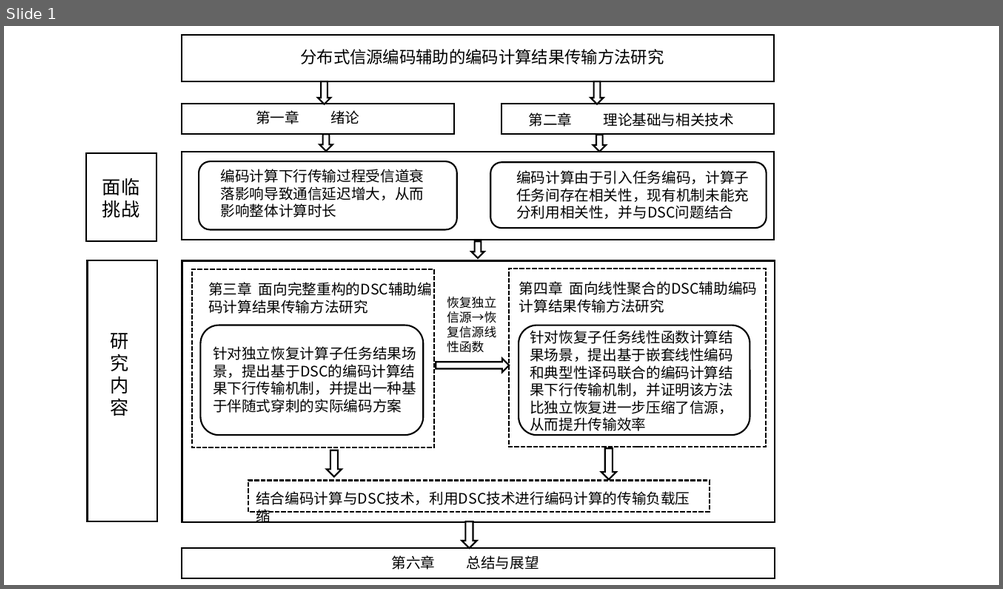
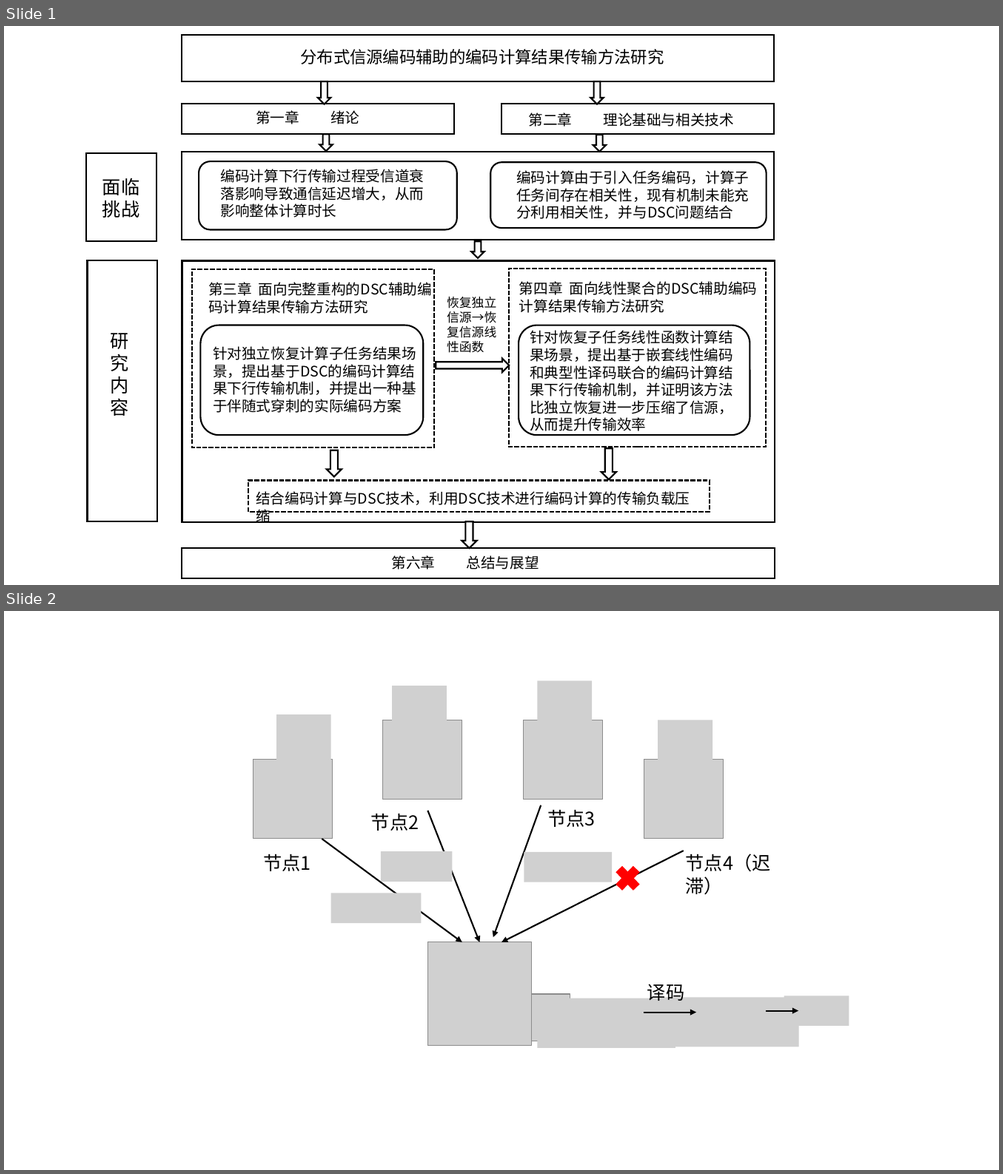
Before and after one commit to HuRong18/thesis_2026, a slide deck: 毕业论文draw.pptx. Shown one above the other, each under a label of ours: slide 1 before the commit, slides 1 and 2 after it. The pictures are 1003x589 and 1003x1174 pixels, drawn with LibreOffice and Linux fonts; fonts in the diff are those of the drawing; grey boxes stand for pictures. Boxes give left, top, right and bottom in pixels: in the first picture for what was removed or moved away, otherwise in the second. Text is boxed around its words. In the diff, an @@ line names an element or a change of style, - is before the commit and + after.

```diff
--- a/毕业论文draw.pptx
+++ b/毕业论文draw.pptx
@@ slide 2 added at (x1=4, y1=611, x2=999, y2=1170), background #FFFFFF @@
@@ picture added at (x1=392, y1=686, x2=447, y2=731) @@
@@ picture added at (x1=538, y1=681, x2=592, y2=726) @@
@@ picture added at (x1=276, y1=715, x2=331, y2=760) @@
@@ picture added at (x1=383, y1=720, x2=462, y2=799) @@
@@ picture added at (x1=523, y1=720, x2=603, y2=799) @@
@@ picture added at (x1=657, y1=720, x2=712, y2=766) @@
@@ picture added at (x1=253, y1=760, x2=333, y2=839) @@
@@ picture added at (x1=643, y1=760, x2=723, y2=839) @@
@@ arrow added from (540, 806) to (493, 938), #000000 1.5 pt @@
@@ text added at (x1=547, y1=809, x2=595, y2=827), 18 pt, text #000000 @@
+节点3
@@ text added at (x1=371, y1=813, x2=418, y2=831), 18 pt, text #000000 @@
+节点2
@@ arrow added from (428, 811) to (479, 943), #000000 1.5 pt @@
@@ text added at (x1=264, y1=854, x2=311, y2=871), 18 pt, text #000000 @@
+节点1
@@ arrow added from (322, 840) to (462, 943), #000000 1.5 pt @@
@@ picture added at (x1=381, y1=852, x2=452, y2=882) @@
@@ arrow added from (683, 851) to (502, 943), #000000 1.5 pt @@
@@ picture added at (x1=524, y1=852, x2=612, y2=882) @@
@@ text added at (x1=686, y1=854, x2=771, y2=895), 18 pt, text #000000 @@
+节点4（迟滞）
@@ cross added at (x1=612, y1=862, x2=643, y2=894), fill #FF0000, outline #FF0000 1.5 pt @@
@@ picture added at (x1=331, y1=893, x2=421, y2=923) @@
@@ picture added at (x1=428, y1=943, x2=532, y2=1046) @@
@@ text added at (x1=647, y1=981, x2=684, y2=1001), 18 pt, text #000000 @@
+译码
@@ picture added at (x1=523, y1=994, x2=570, y2=1042) @@
@@ picture added at (x1=538, y1=999, x2=675, y2=1049) @@
@@ picture added at (x1=660, y1=997, x2=799, y2=1048) @@
@@ picture added at (x1=784, y1=996, x2=848, y2=1026) @@
@@ arrow added from (643, 1012) to (697, 1012), #000000 1.5 pt @@
@@ arrow added from (765, 1011) to (799, 1011), #000000 1.5 pt @@
```
Also in this commit, not shown: 20 other files.
